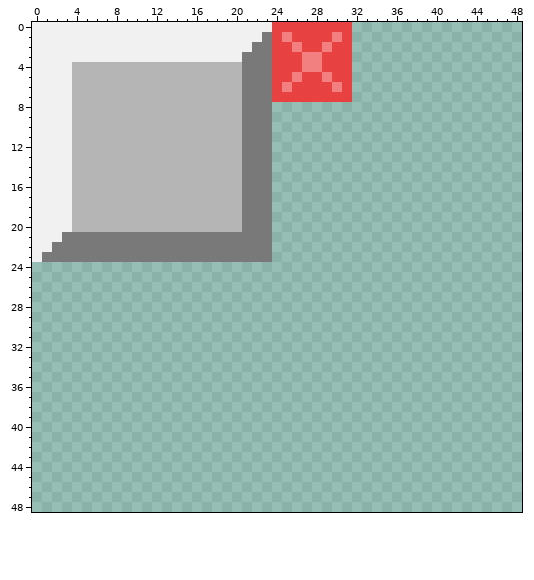
Two versions of one pixel-art sprite, res/menus.png. The first picture shows the starting point.
The file is 64x64 pixels. Colours within 5 levels of each other are drawn and written as one. Shown: x 0..48, y 0..48.
The result:
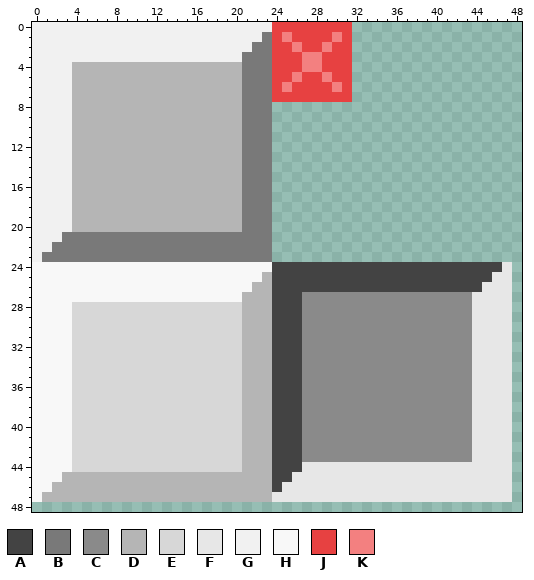
Palette (. is transparent): A #434343  B #797979  C #8a8a8a  D #b5b5b5  E #d7d7d7  F #e7e7e7  G #f1f1f1  H #f8f8f8  J #e74141  K #f38080
Log entry: Added MenuObject class
From old to new:
The edit adds colour A in row 24 at x 24 to 46; in row 25 at x 24 to 45; in row 26 at x 24 to 44; in rows 27 to 44 at x 24 to 26; in row 45 at x 24 to 25; in row 46 at x 24.
The edit adds colour C in rows 27 to 43 at x 27 to 43.
The edit adds colour D in row 25 at x 23; in row 26 at x 22 to 23; in rows 27 to 44 at x 21 to 23; in row 45 at x 3 to 23; in row 46 at x 2 to 23; in row 47 at x 1 to 23.
The edit adds colour E in rows 28 to 44 at x 4 to 20.
The edit adds colour F in row 24 at x 47; in row 25 at x 46 to 47; in row 26 at x 45 to 47; in rows 27 to 43 at x 44 to 47; in row 44 at x 27 to 47; in row 45 at x 26 to 47.
The edit adds colour F in row 46 at x 25 to 47; in row 47 at x 24 to 47.
The edit adds colour H in row 24 at x 0 to 23; in row 25 at x 0 to 22; in row 26 at x 0 to 21; in row 27 at x 0 to 20; in rows 28 to 44 at x 0 to 3; in row 45 at x 0 to 2.
The edit adds colour H in row 46 at x 0 to 1; in row 47 at x 0.
Where, in picture pixels (left, top, right, bottom), the same in both pictures:
added: (32, 262, 512, 502)
